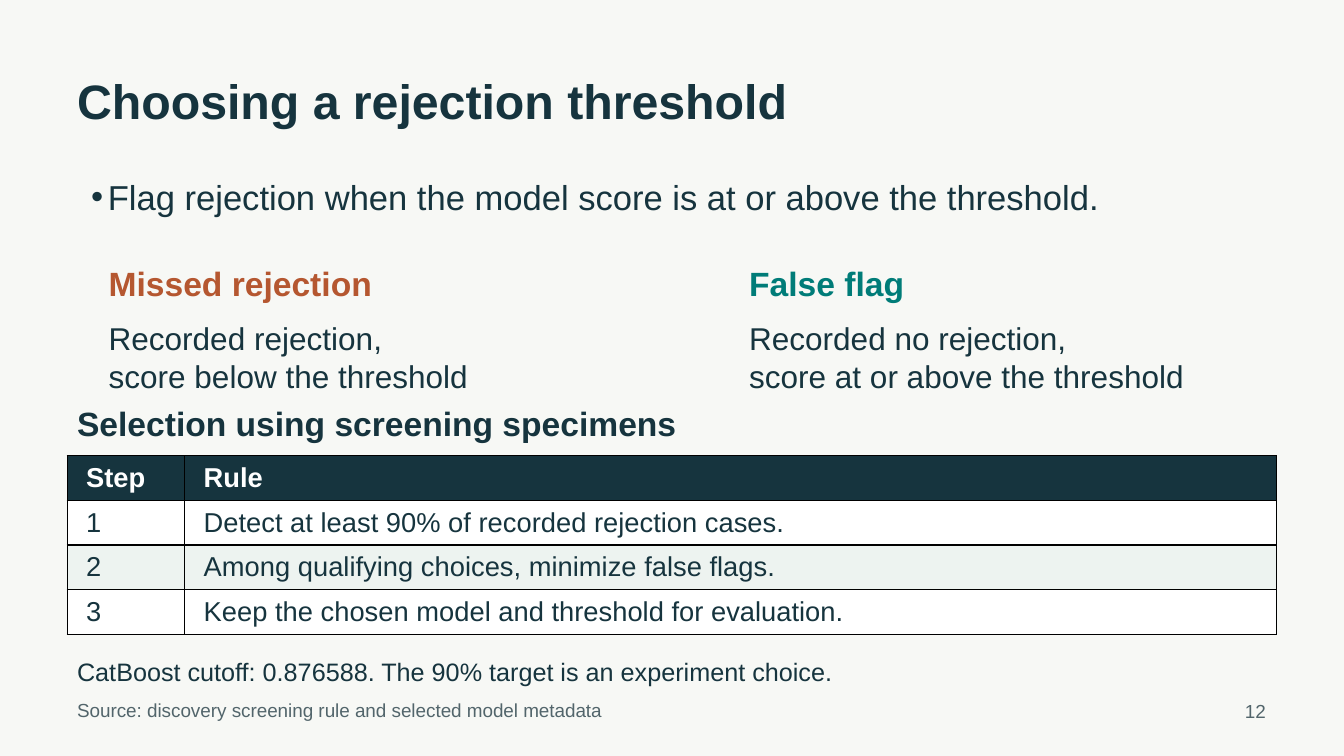
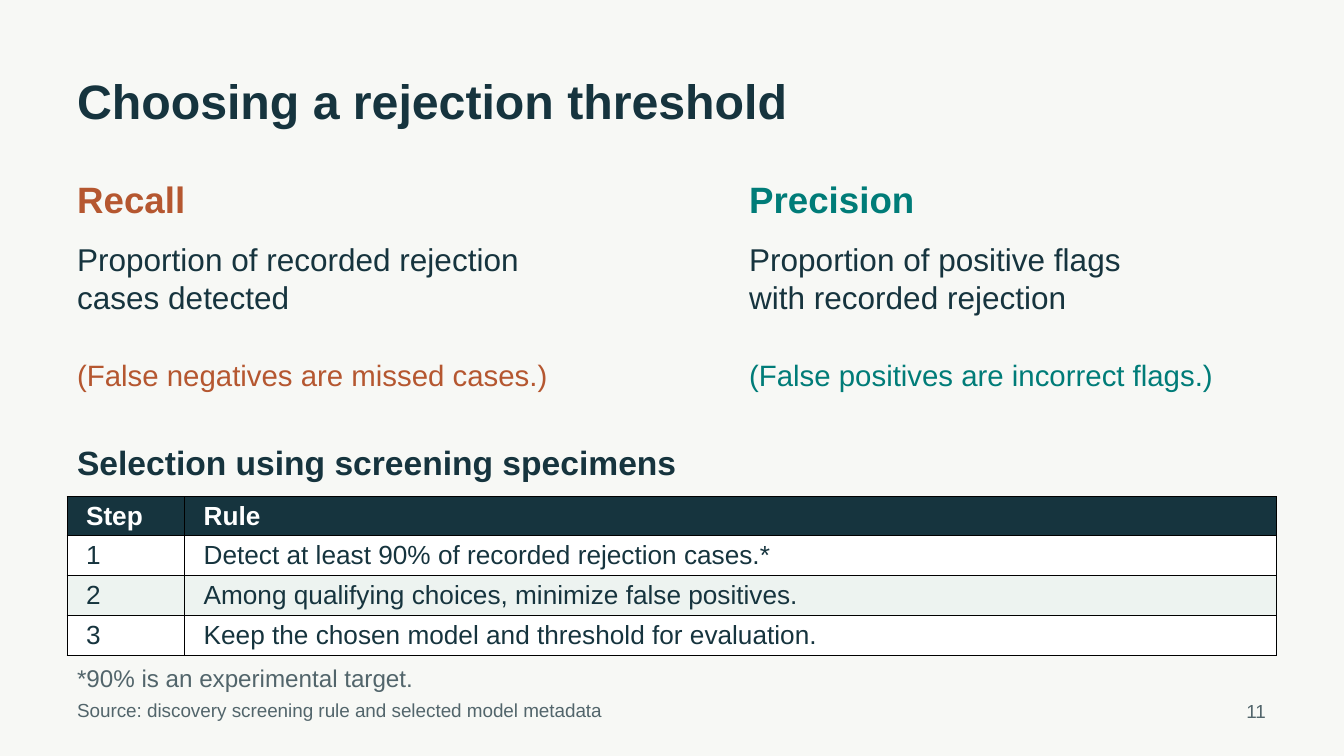
Before and after one commit to ca34525/Kidney-Biopsy-Rejection-Classifier, a slide deck: slide 11 of presentation/unos_kidney_biopsy.pptx (slide 12 before the commit). Drawn at 1344x756 pixels with LibreOffice and Linux fonts; fonts in the diff are those of the drawing. Boxes give left, top, right and bottom in pixels: in the first picture for what was removed or moved away, otherwise in the second. Text is boxed around its words. In the diff, an @@ line names an element or a change of style, - is before the commit and + after.

```diff
--- a/presentation/unos_kidney_biopsy.pptx
+++ b/presentation/unos_kidney_biopsy.pptx
@@ text added at [77, 186, 185, 214], 26.2 pt, text #B55730, bold @@
+Recall
@@ text removed at [108, 185, 1099, 217] @@
-• Flag rejection when the model score is at or above the threshold.
@@ text added at [749, 186, 914, 214], 26.2 pt, text #007C78, bold @@
+Precision
@@ text at [77, 248, 518, 310]: text changed; size 24 to 22.5 pt; text colour #B55730 to #16343E; bold off @@
-Missed rejection
+Proportion of recorded rejection
+cases detected
@@ text added at [749, 248, 1121, 315], 22.5 pt, text #16343E @@
+Proportion of positive flags
+with recorded rejection
@@ text removed at [749, 271, 904, 303] @@
-False flag
@@ text removed at [109, 327, 468, 389] @@
-Recorded rejection,
-score below the threshold
@@ text removed at [749, 327, 1184, 389] @@
-Recorded no rejection,
-score at or above the threshold
@@ text added at [77, 364, 548, 391], 21 pt, text #B55730 @@
+(False negatives are missed cases.)
@@ text added at [749, 364, 1213, 391], 21 pt, text #007C78 @@
+(False positives are incorrect flags.)
@@ text "Selection using screening specimens": place and size @@
-text "Selection using screening specimens" at [77, 411, 676, 443]
+text "Selection using screening specimens" at [77, 450, 676, 482]
@@ table at [68, 497, 1277, 655] @@
-row 2, column 2: Detect at least 90% of recorded rejection cases.
+row 2, column 2: Detect at least 90% of recorded rejection cases.*
-row 3, column 2: Among qualifying choices, minimize false flags.
+row 3, column 2: Among qualifying choices, minimize false positives.
@@ size 19.5 to 18.8 pt in "Step", "Rule", "1", "2" and 2 more places @@
@@ table: place and size @@
-table at [68, 456, 1277, 634]
+table at [68, 497, 1277, 655]
@@ text at [77, 669, 412, 692]: text changed; size 18 to 17.2 pt; text colour #16343E to #52656B @@
-CatBoost cutoff: 0.876588. The 90% target is an experiment choice.
+*90% is an experimental target.
@@ text at [1246, 705, 1266, 718]: text changed @@
-12
+11
```
Also in this commit, not shown: 19 other slides changed, 38 other files.
